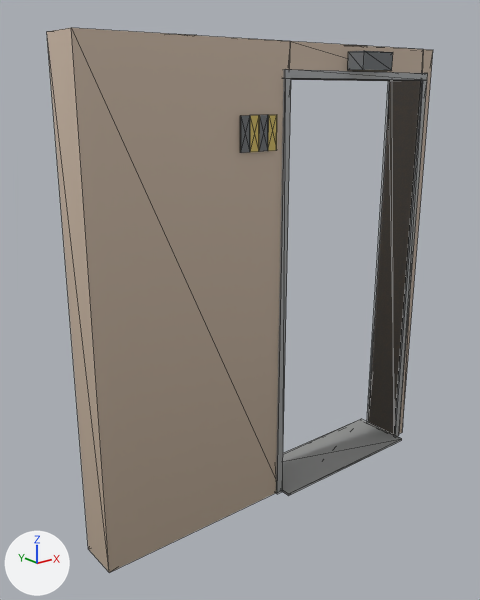
Two versions of the glTF model models/kit/doorWallM_regocrete.glb, one commit apart.
Camera for both pictures: a 50 mm camera at (-2.06, -2.34, 1.99) aimed at (-0.14, 0.06, 1.03). Every picture has the same lights, and +X, +Y and +Z are marked at lower left. The older version comes first. Mesh edges are drawn as thin lines. Vertices at exactly the same position are counted once.

In view in the first picture: 'doorWallM_regocrete'.
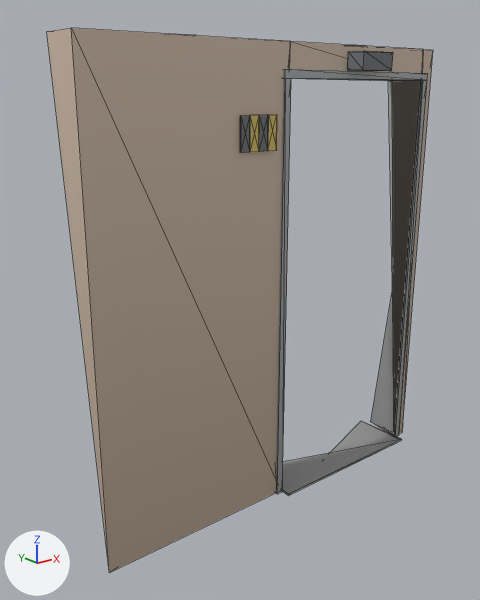
Where the change shows, as pixel boxes (x1, y1, x2, y2) in the pictures (480 x 600 px):
part 1 of me_base, deleted: before (353, 70, 387, 72)
part 2 of me_base, deleted: before (47, 38, 402, 572)

Edits to the bpy script that builds the scene:
```text
Change me_base:
    used by ob_doorwallm_regocrete; location = (0.0, 0.0, 0.0)
    remove me_base.from_pydata(...)  # 100 vertices, 180 faces; spans x -1.0..1.0, y -0.2..0.16, z 0.0..2.21
    add me_base.from_pydata(...)  # 78 vertices, 114 faces; spans x -1.0..1.0, y -0.2..0.16, z 0.0..2.21
    me_base part 1: the loose piece of 8 vertices spanning x 0.38..0.54, y -0.19..-0.12, z 2.09 is deleted
    me_base part 2
    14 vertices are removed from x -1.0..1.0, y 0.05..0.16, z 0.0..2.21
    54 faces are deleted
    remove me_base.materials.append(mat_lamp)
```
